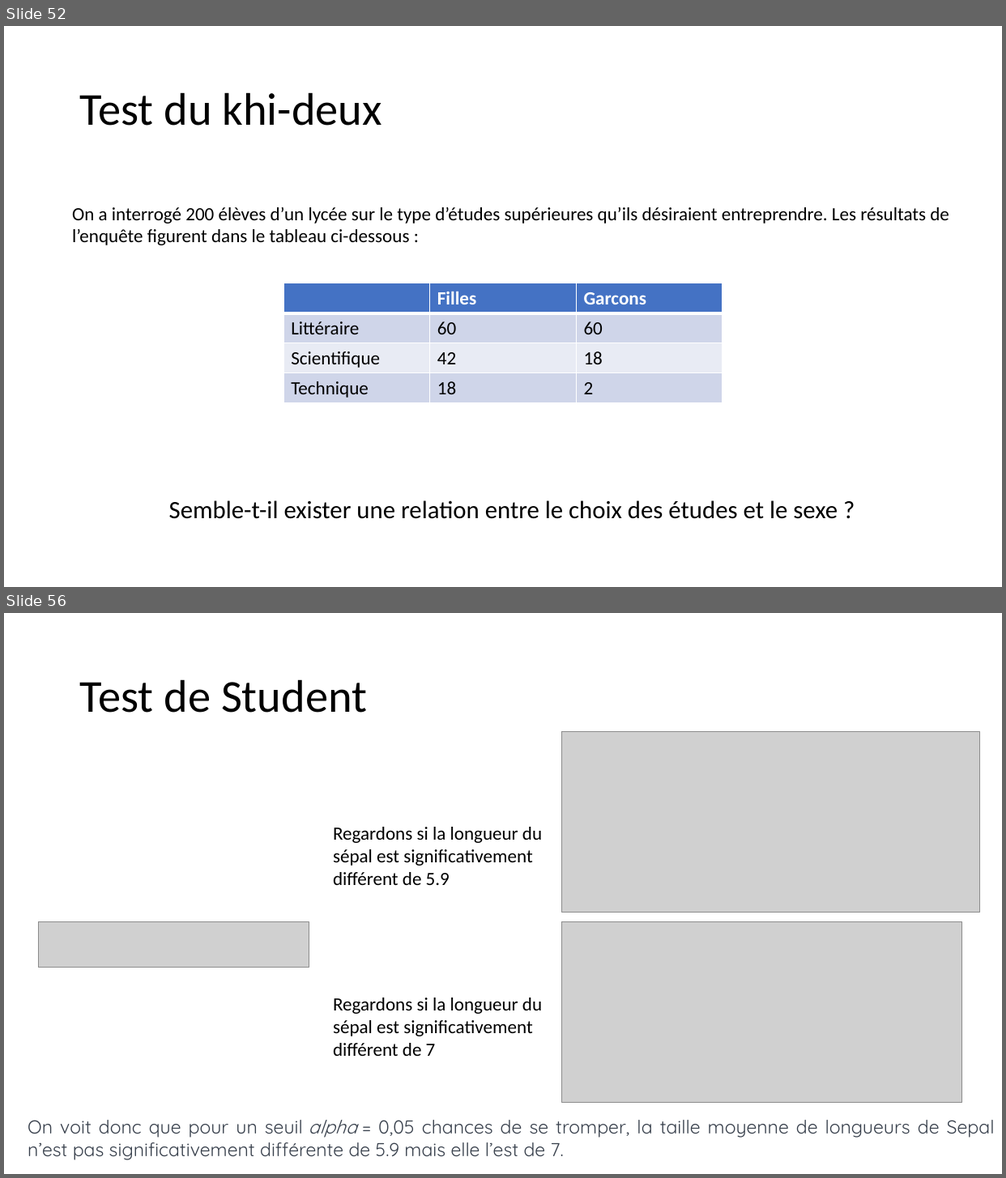
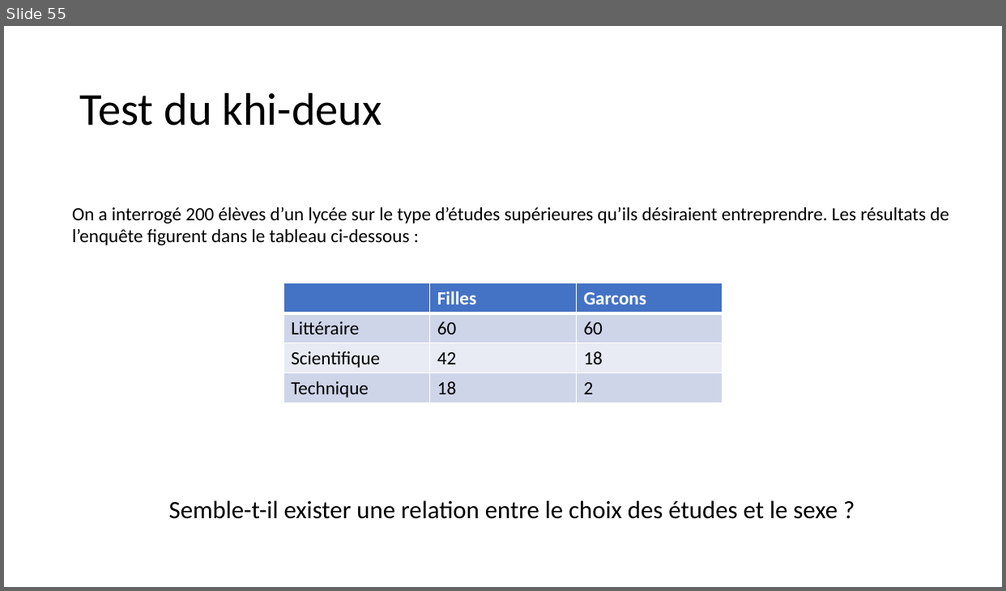
Before and after one commit to Arkantick/Enseignement_EPSI_LangageR, a slide deck: EPSI/Langage R/Statistiques Descriptives/Statistiques_Descriptives_R_Cours.pptx. Shown one above the other, each under a label of ours: slides 52 and 56 before the commit, slide 55 after it; the slides between them are not shown. The pictures are 1006x1178 and 1006x591 pixels, drawn with LibreOffice and Linux fonts; fonts in the diff are those of the drawing; grey boxes stand for pictures. Boxes give left, top, right and bottom in pixels: in the first picture for what was removed or moved away, otherwise in the second. Text is boxed around its words. In the diff, an @@ line names an element or a change of style, - is before the commit and + after.

```diff
--- a/EPSI/Langage R/Statistiques Descriptives/Statistiques_Descriptives_R_Cours.pptx
+++ b/EPSI/Langage R/Statistiques Descriptives/Statistiques_Descriptives_R_Cours.pptx
@@ slide 56 removed at (4,613,1002,1174), background #FFFFFF @@
@@ title removed at (80,679,367,713) @@
-Test de Student
@@ picture removed at (562,732,979,913) @@
@@ text removed at (333,827,542,885) @@
-Regardons si la longueur du sépal est significativement différent de 5.9
@@ picture removed at (39,922,309,967) @@
@@ picture removed at (562,922,961,1102) @@
@@ text removed at (333,998,542,1056) @@
-Regardons si la longueur du sépal est significativement différent de 7
@@ text removed at (27,1120,995,1161) @@
-On voit donc que pour un seuil alpha = 0,05 chances de se tromper, la taille moyenne de longueurs de Sepal n’est pas significativement différente de 5.9 mais elle l’est de 7.
@@ what was slide 52 is now slide 55 @@
```
Also in this commit, not shown: 8 slides changed, 7 slides added, 1 other slide removed, 1 other file.
